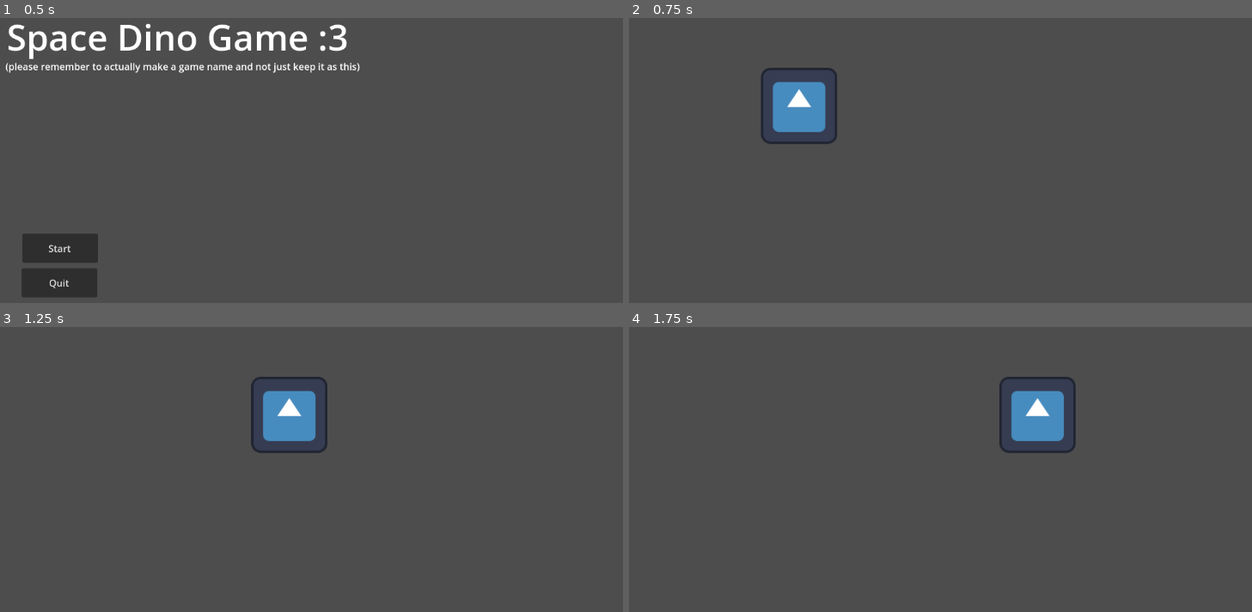
Above: before the commit, frames 1-4 (two rows, left to right).
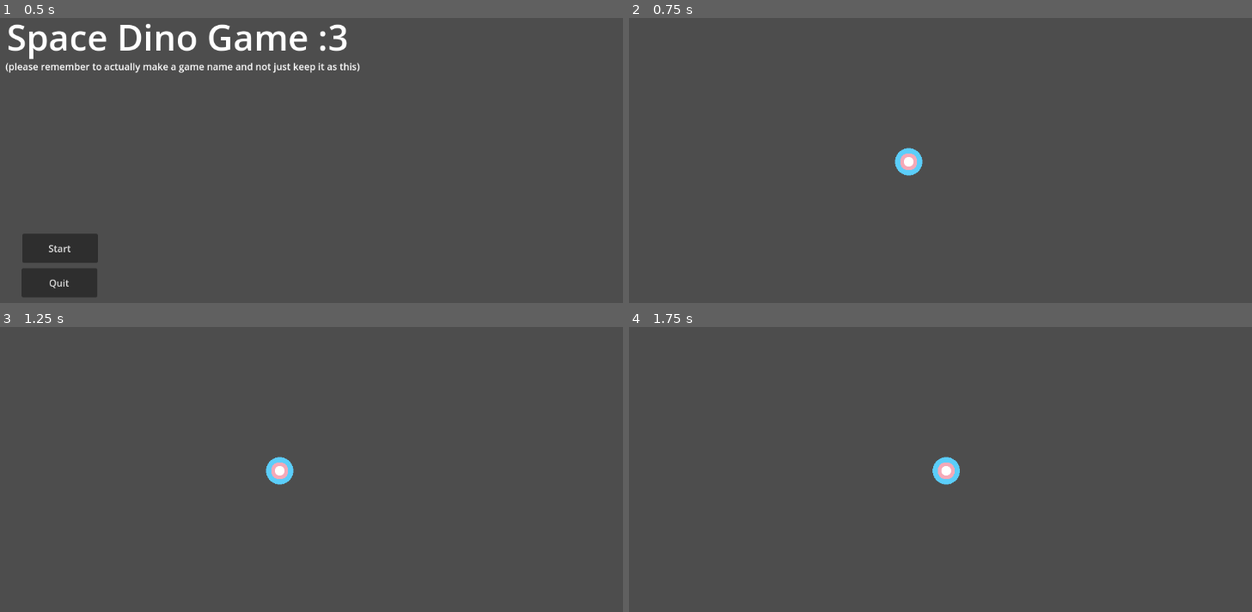
Above: after the commit, the same moments.

Repository: RiverDot/Space-Dinos
Game: Godot game, scene res://Scenes/root.tscn
The game is run twice, just before and just after one commit, with the same random seed, the same clock (stepped at 60 frames per second) and the same inputs. The engine's default icon, where the game draws it, is replaced by a stand-in: a white triangle on a blue panel in a dark square.
Inputs:
- Up to frame 1 (0.5 s): no input
- Up to frame 2 (0.75 s): click "Start" at 0.5 s
- Up to frame 3 (1.25 s): no input
- Up to frame 4 (1.75 s): hold D (Player Right) from 1.28 s (still down)

Frame 1 is identical in both runs. In frame 2, 2.3% of the frame differs, in the area x 21-48%, y 17-56%; in frame 3, 2.3%; in frame 4, 2.3%, in the area x 48-72%, y 17-56%.

Commit message:
created flight scene

Diff:
--- /dev/null
+++ b/Scenes/flight scene.tscn
@@ -0,0 +1,9 @@
+[gd_scene load_steps=2 format=3 uid="uid://ca7wmvcnq7335"]
+
+[ext_resource type="PackedScene" uid="uid://oygquj0itsko" path="res://Nodes/rocket_ship.tscn" id="1_vms8s"]
+
+[node name="Flight Screen" type="Node2D"]
+
+[node name="Rocket Ship" parent="." instance=ExtResource("1_vms8s")]
+
+[node name="Camera2D" type="Camera2D" parent="."]
--- a/Scenes/root.tscn
+++ b/Scenes/root.tscn
@@ -2,10 +2,10 @@
 
 [ext_resource type="Script" path="res://Scripts/SceneManager.gd" id="1_5gnlg"]
 [ext_resource type="PackedScene" uid="uid://cxxj8bsi7a4bf" path="res://Scenes/main_menu.tscn" id="2_171hv"]
-[ext_resource type="PackedScene" uid="uid://bvybgfmwwmo11" path="res://Scenes/temp_game_scene.tscn" id="3_koaaf"]
+[ext_resource type="PackedScene" uid="uid://ca7wmvcnq7335" path="res://Scenes/flight scene.tscn" id="3_pkfl8"]
 
 [node name="SceneManager" type="Node2D" groups=["Root"]]
 process_mode = 3
 script = ExtResource("1_5gnlg")
 MenuScene = ExtResource("2_171hv")
-GameScene = ExtResource("3_koaaf")
+GameScene = ExtResource("3_pkfl8")
--- a/project.godot
+++ b/project.godot
@@ -14,7 +14,7 @@
 config/tags=PackedStringArray("game", "jam", "4.x")
 run/main_scene="res://Scenes/root.tscn"
 config/features=PackedStringArray("4.1", "Forward Plus")
-config/icon="res://Assets/Art/Other/Assets/Art/Other/icon.svg"
+config/icon="res://Assets/Art/Other/icon.svg"
 
 [input]
 
